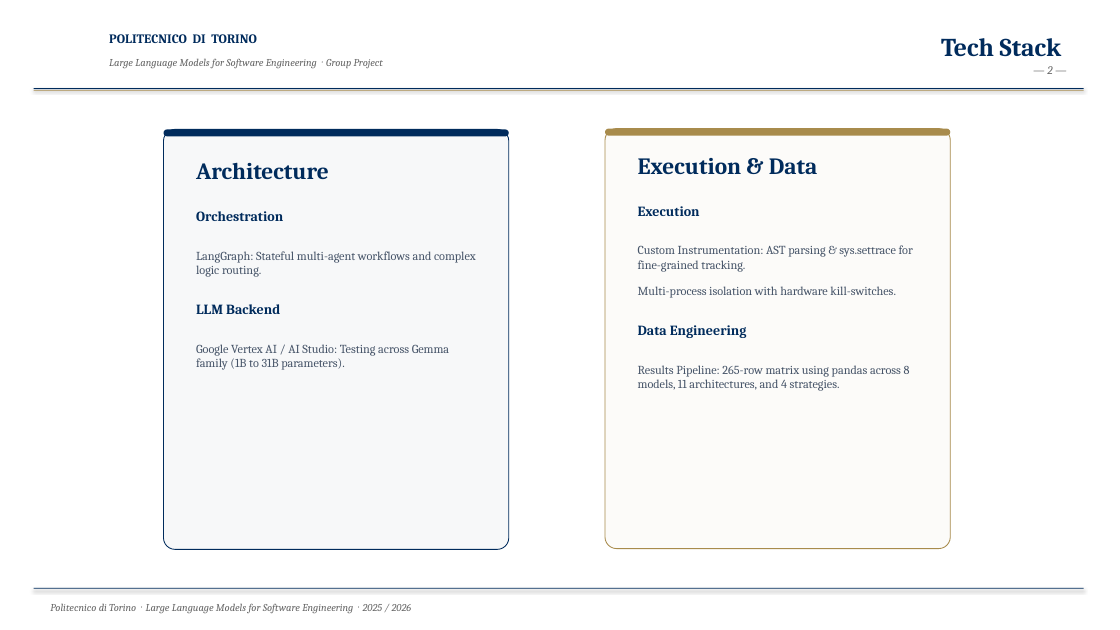
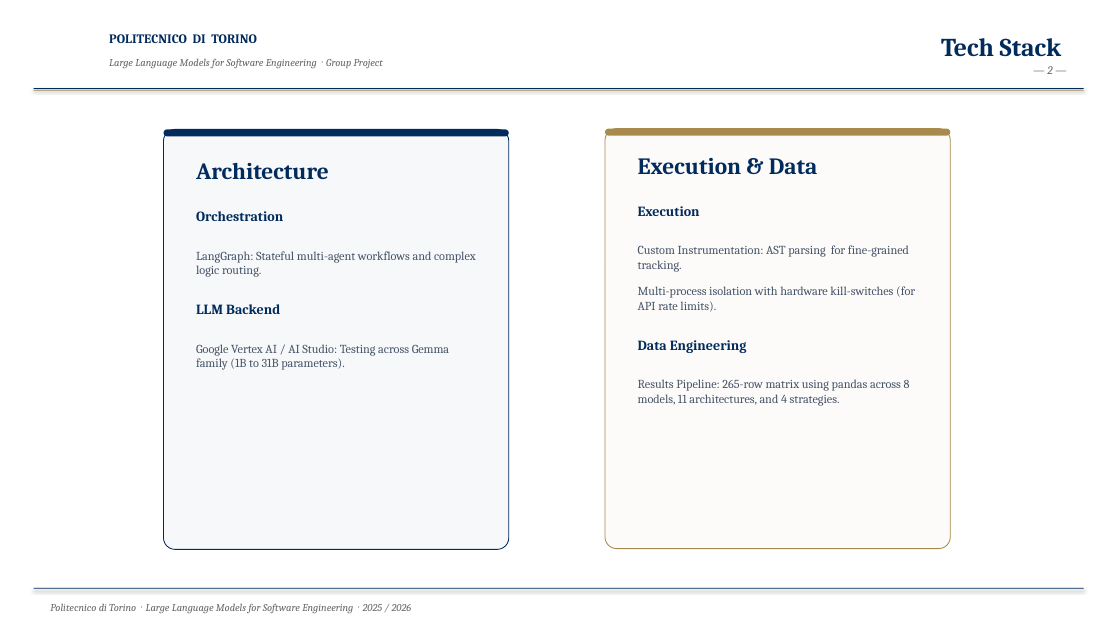
Before and after one commit to LLMProjectPolito/LLMProject, a slide deck: slide 2 of report/presentation.pptx. Drawn at 1120x630 pixels with LibreOffice and Linux fonts; fonts in the diff are those of the drawing. Boxes give left, top, right and bottom in pixels: in the first picture for what was removed or moved away, otherwise in the second. Text is boxed around its words. In the diff, an @@ line names an element or a change of style, - is before the commit and + after.

```diff
--- a/report/presentation.pptx
+++ b/report/presentation.pptx
@@ text at (x1=638, y1=245, x2=915, y2=312): text changed @@
-Custom Instrumentation: AST parsing & sys.settrace for fine-grained tracking.
-Multi-process isolation with hardware kill-switches.
+Custom Instrumentation: AST parsing for fine-grained tracking.
+Multi-process isolation with hardware kill-switches (for API rate limits).
```
Also in this commit, not shown: 10 other slides changed, 2 other files.
